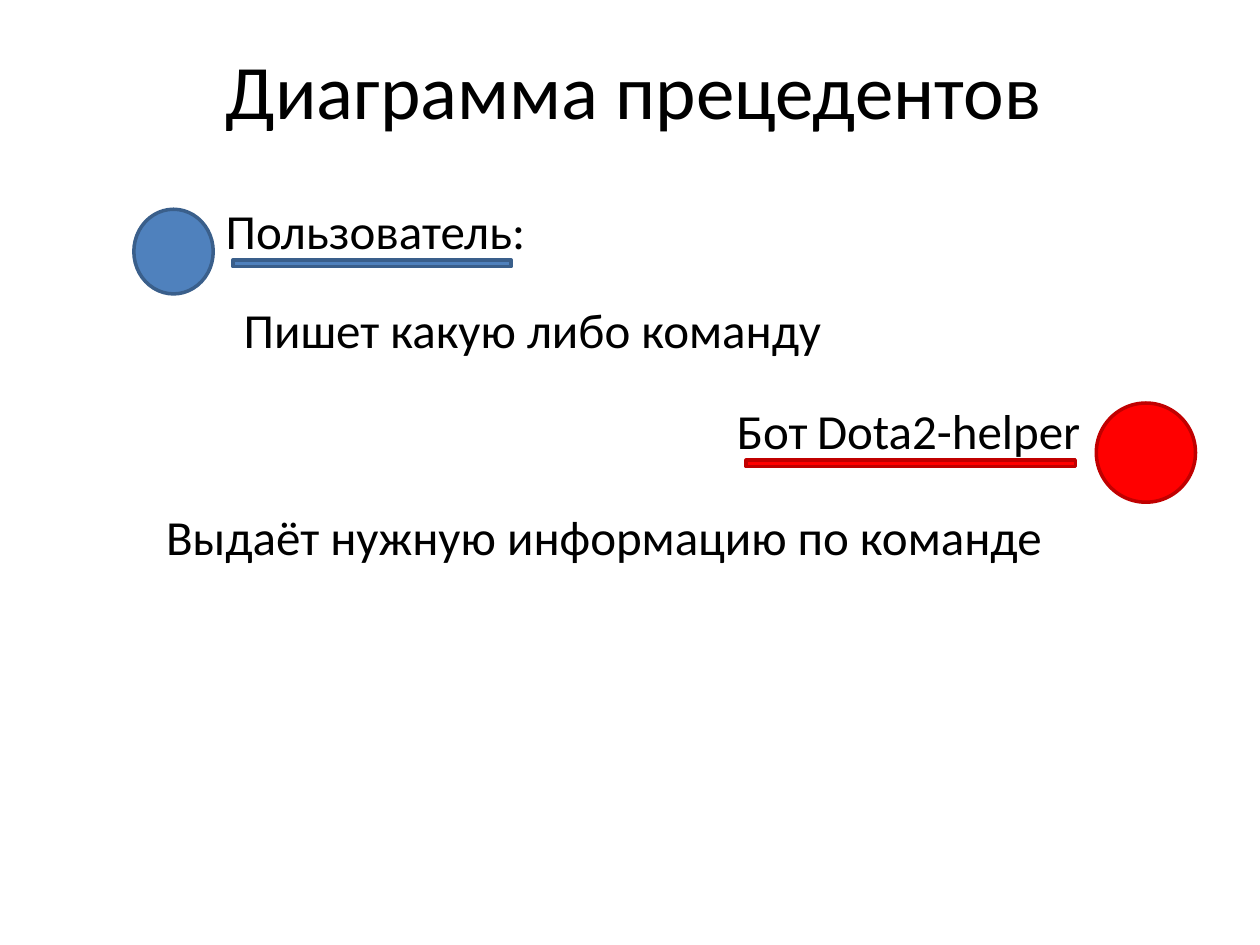
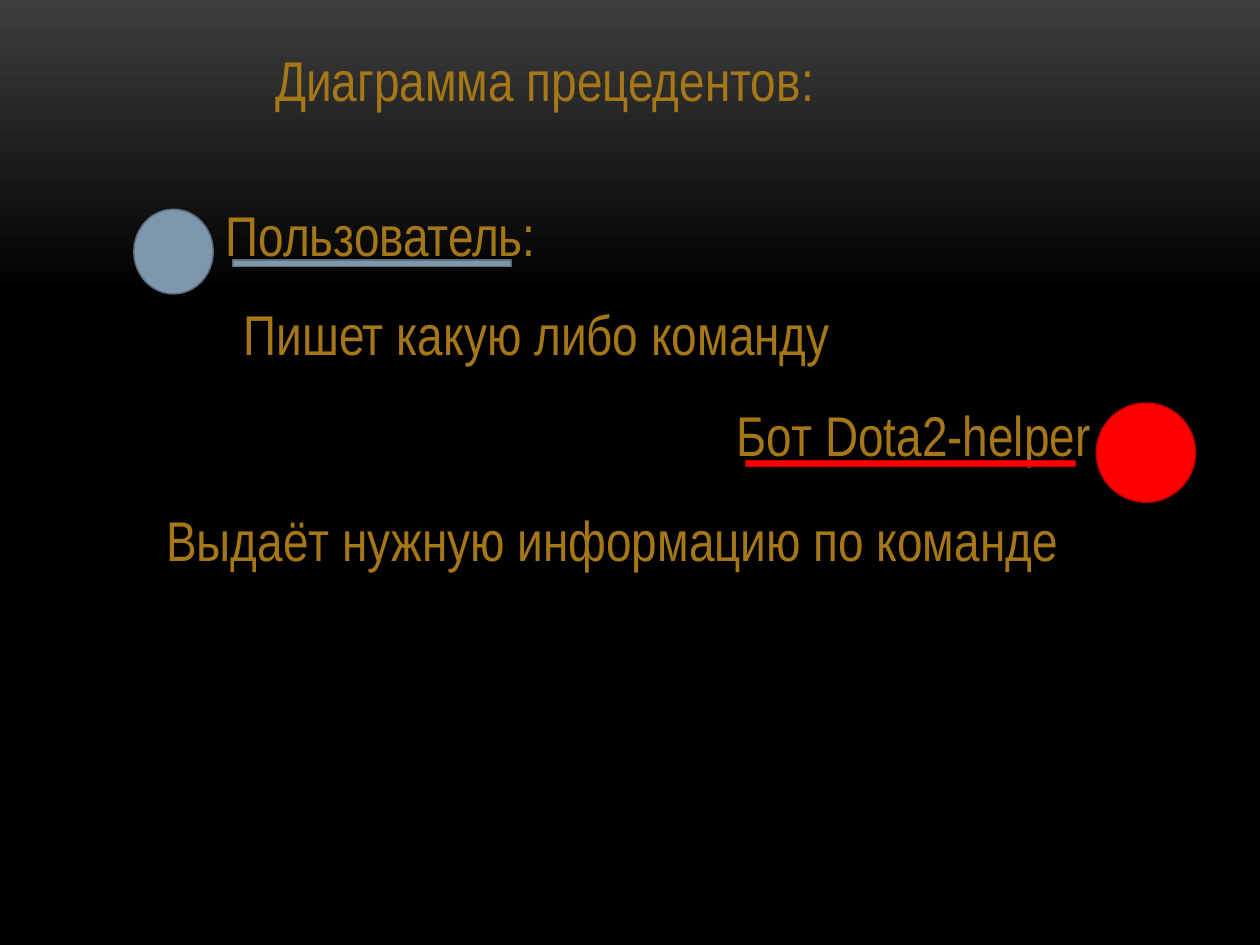
Before and after one commit to megamaxik/Dota-2-helper-bot, a slide deck: slide 4 of DotaHelper.pptx (slide 3 before the commit). Drawn at 1260x945 pixels with LibreOffice and Linux fonts; fonts in the diff are those of the drawing; background and template pictures are left out. Boxes give left, top, right and bottom in pixels: in the first picture for what was removed or moved away, otherwise in the second. Text is boxed around its words. In the diff, an @@ line names an element or a change of style, - is before the commit and + after.

Commit message:
добавили пару команд

```diff
--- a/DotaHelper.pptx
+++ b/DotaHelper.pptx
@@ background #FFFFFF to picture (left out) @@
@@ text at box(275, 62, 814, 111): text changed; size 44 to 32 pt; font Calibri to Arial Narrow; text colour #000000 to #A57617 @@
-Диаграмма прецедентов
+Диаграмма прецедентов:
@@ ellipse at box(134, 209, 213, 294): fill #4F81BD to #7E97AD; outline #3A5F8C 2 pt to #5D7080 0.85 pt @@
@@ size 28 to 32 pt, font Calibri to Arial Narrow, text colour #000000 to #A57617 in 4 elements at box(244, 314, 829, 365), box(166, 520, 1058, 571), box(737, 415, 1090, 466), box(226, 217, 536, 266) @@
@@ rectangle at box(233, 260, 510, 267): fill #4F81BD to #7E97AD; outline #3A5F8C 2 pt to #5D7080 0.85 pt @@
@@ ellipse at box(1096, 403, 1196, 503): outline #C00000 2 pt to #C00000 0.85 pt @@
@@ rectangle at box(746, 460, 1075, 466): outline #C00000 2 pt to #C00000 0.85 pt @@
```
Also in this commit, not shown: 3 other slides changed, 2 slides added, 2 slides removed, 1 other file.
